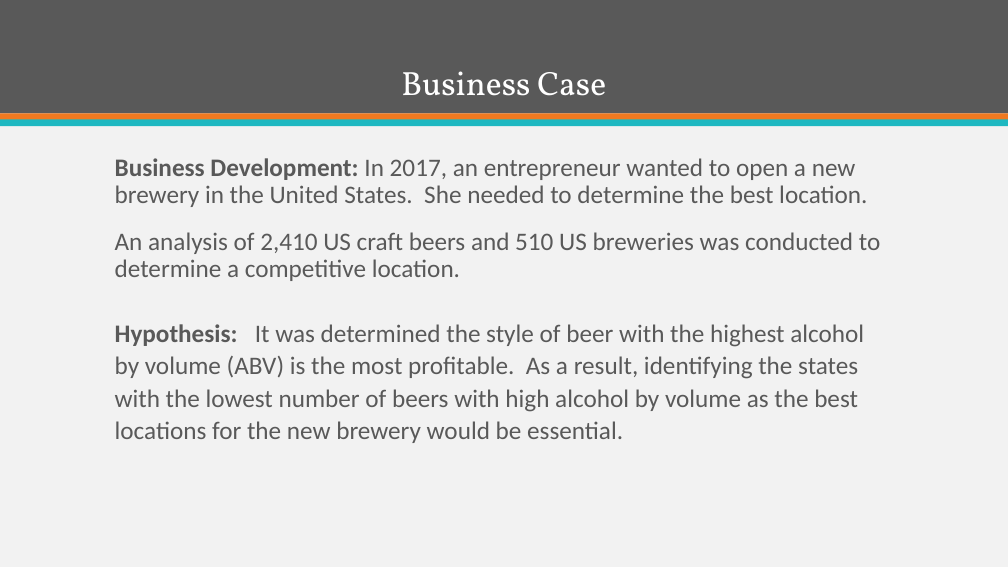
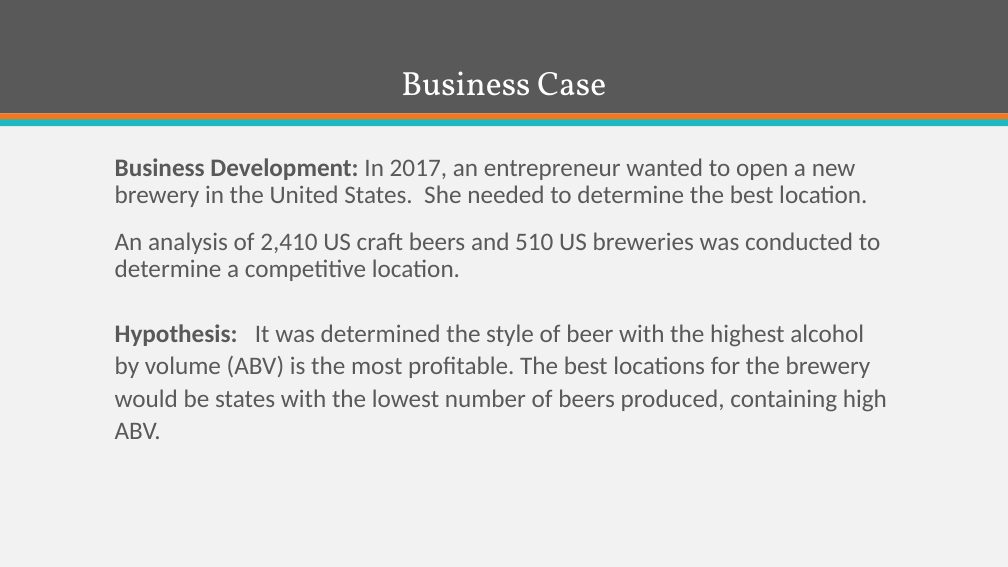
Before and after one commit to ItsGreyedOut/Brewery-Startup, a slide deck: slide 4 of presentation.pptx (slide 3 before the commit). Drawn at 1008x567 pixels with LibreOffice and Linux fonts; fonts in the diff are those of the drawing. Boxes give left, top, right and bottom in pixels: in the first picture for what was removed or moved away, otherwise in the second. Text is boxed around its words. In the diff, an @@ line names an element or a change of style, - is before the commit and + after.

```diff
--- a/presentation.pptx
+++ b/presentation.pptx
@@ text at [115, 324, 887, 439]: text changed @@
-Hypothesis: It was determined the style of beer with the highest alcohol by volume (ABV) is the most profitable. As a result, identifying the states with the lowest number of beers with high alcohol by volume as the best locations for the new brewery would be essential.
+Hypothesis: It was determined the style of beer with the highest alcohol by volume (ABV) is the most profitable. The best locations for the brewery would be states with the lowest number of beers produced, containing high ABV.
```
Also in this commit, not shown: 7 other slides changed, 1 slide removed, 1 other file.
